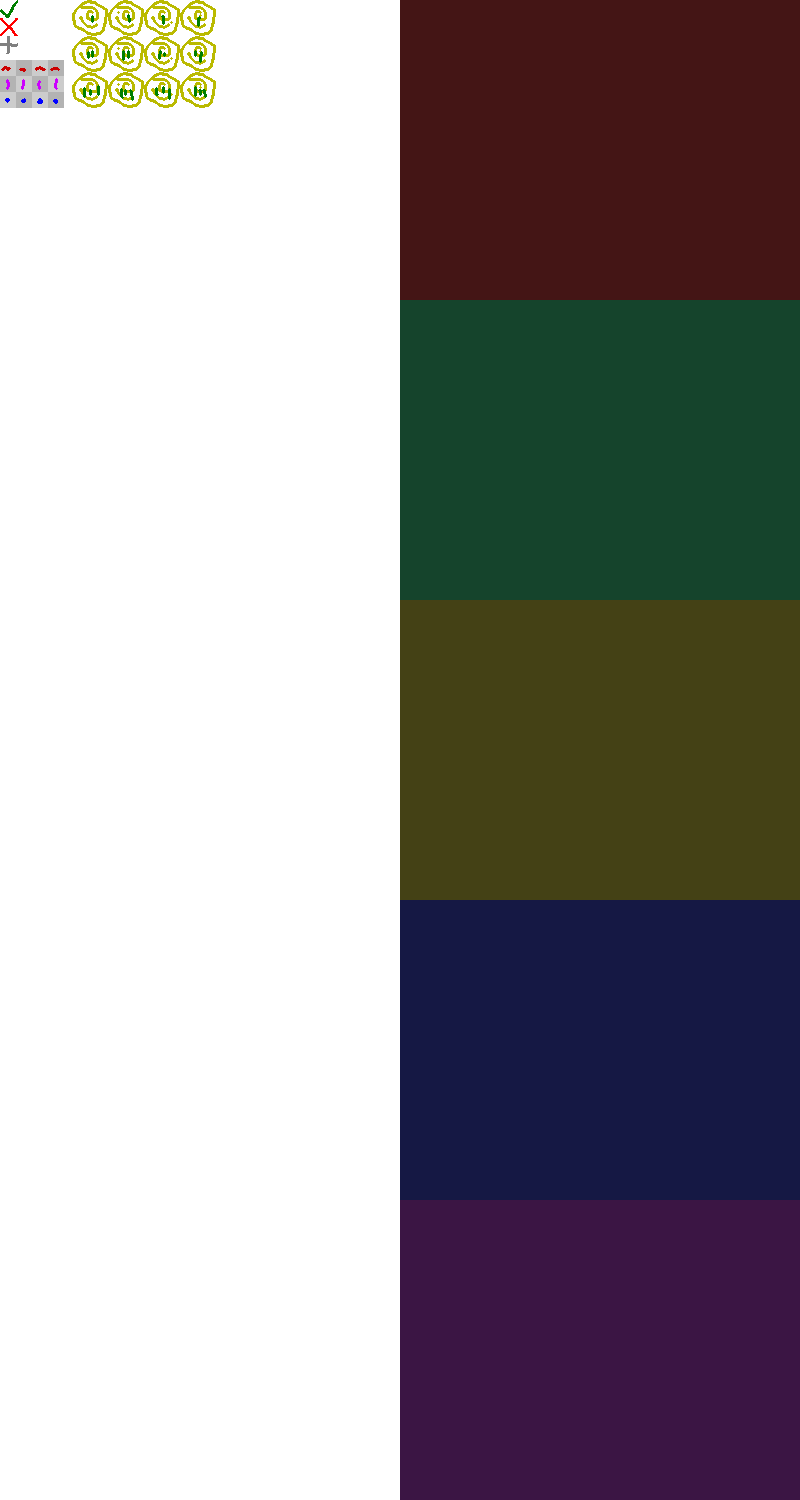
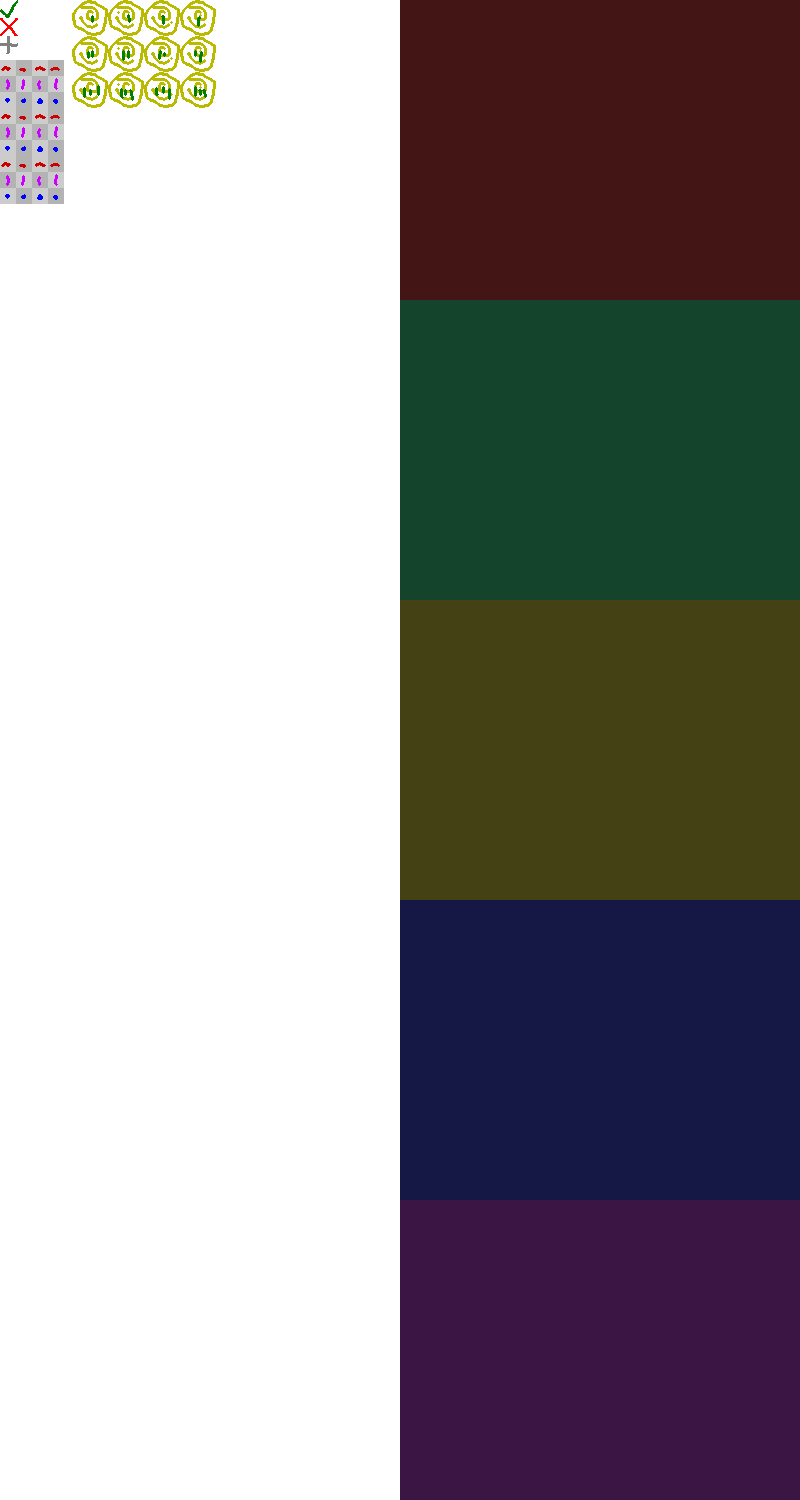
Comparing the layer stacks of the two 800 x 1500 images. Changes:
painted on "gfx" over box(0, 108, 64, 204)
